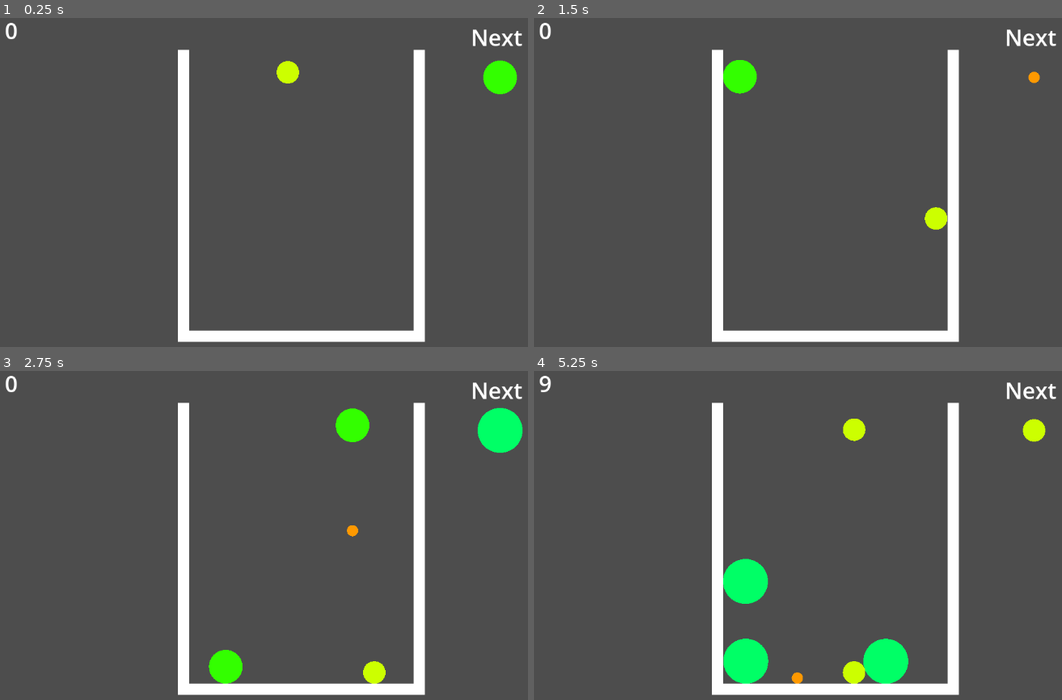
Above: before the commit, frames 1-4 (two rows, left to right).
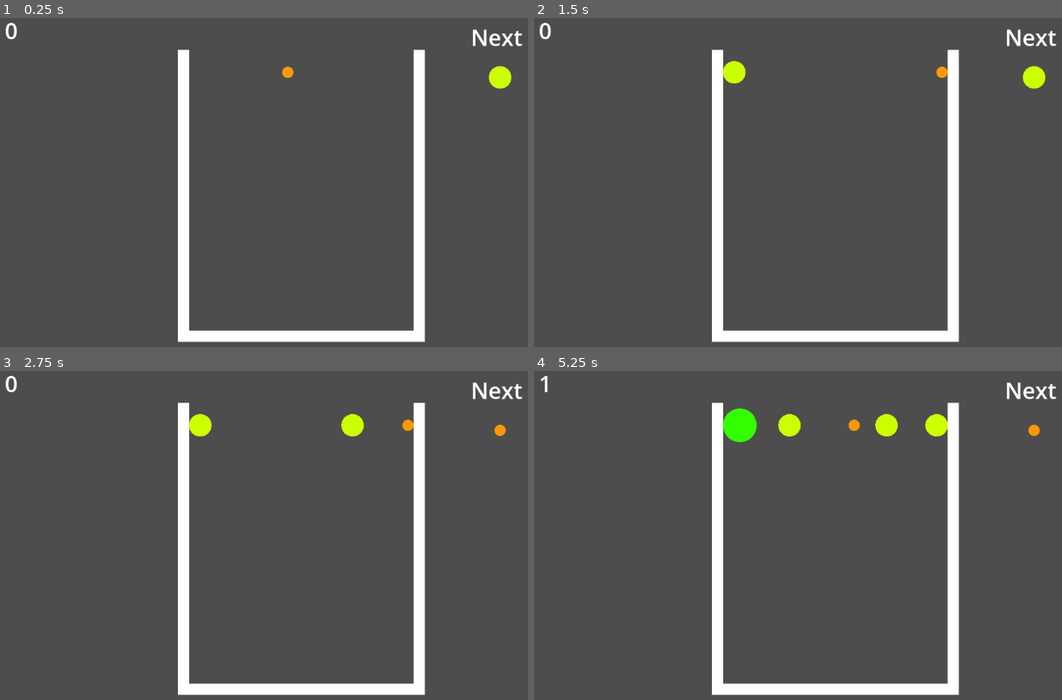
Above: after the commit, the same moments.

Repository: jpns3334444/planet-merge-game
Game: Godot game, scene res://main.tscn
The game is run twice, just before and just after one commit, with the same random seed, the same clock (stepped at 60 frames per second) and the same inputs.
Inputs (mouse positions are in pixels of both pictures, inside the frame that each line leads up to):
- Up to frame 1 (0.25 s): no input
- Up to frame 2 (1.5 s): tap Enter at 0.5 s; move the mouse to (961, 156) at 0.52 s; click (961, 156) at 0.6 s; move the mouse to (692, 192) at 1.27 s; click (692, 192) at 1.35 s
- Up to frame 3 (2.75 s): move the mouse to (353, 449) at 2.02 s; click (353, 449) at 2.1 s
- Up to frame 4 (5.25 s): move the mouse to (787, 601) at 2.77 s; click (787, 601) at 2.85 s; move the mouse to (1014, 581) at 3.52 s; click (1014, 581) at 3.6 s; move the mouse to (629, 472) at 4.27 s; click (629, 472) at 4.35 s; move the mouse to (856, 528) at 5.02 s; click (856, 528) at 5.1 s

The runs differ from the first frame. In frame 1, 0.8% of the frame differs, in the area x 52-99%, y 12-24%; in frame 2, 1.1%; in frame 3, 2.6%; in frame 4, 4.9%, in the area x 1-97%, y 1-96%.

Commit message:
Refactor game mechanics to replace blocks with planets. Deleted block-related scripts and scenes, updated Gamemaster signals and main game logic to handle planet launching and interactions. Adjusted input mappings and added launch preview functionality.

Diff:
--- a/block.gd
+++ /dev/null
@@ -1,49 +0,0 @@
-extends RigidBody2D
-
-@onready var collision_shape_2d: CollisionShape2D = $CollisionShape2D
-var block_scene := preload("res://block.tscn")
-
-var max_size = 10
-var size = 1
-
-# Called when the node enters the scene tree for the first time.
-func _ready():
-	collision_shape_2d.shape.radius = size * 10
-	body_entered.connect(handle_collision)
-
-
-func _draw():
-	var color = Color.from_hsv(float(size % max_size) / max_size, 1,1)
-	draw_circle(Vector2.ZERO,collision_shape_2d.shape.radius,color)
-
-func handle_collision(body):
-	if is_queued_for_deletion():
-		return
-	if not body.is_in_group("blocks"):
-		return
-	if body.size != size:
-		return
-
-	body.queue_free()
-	queue_free()
-
-	var block = block_scene.instantiate()
-	block.global_position = (global_position + body.global_position) / 2
-	block.size = size + 1
-	get_parent().add_child.call_deferred(block)
-
-	Gamemaster.block_removed.emit(size)
-
-# Called every frame. 'delta' is the elapsed time since the previous frame.
-func _process(delta):
-	pass
-
-func disable_physics():
-	collision_layer = 0
-	gravity_scale = 0
-	collision_mask = 0
-
-func enable_physics():
-	collision_layer = 1
-	gravity_scale = 1
-	collision_mask = 1
--- a/block.tscn
+++ /dev/null
@@ -1,20 +0,0 @@
-[gd_scene load_steps=4 format=3 uid="uid://co3u6374k6ff3"]
-
-[ext_resource type="Script" uid="uid://ykkipdbe3ud4" path="res://block.gd" id="1_xfmq8"]
-
-[sub_resource type="PhysicsMaterial" id="PhysicsMaterial_3nn7j"]
-bounce = 0.15
-
-[sub_resource type="CircleShape2D" id="CircleShape2D_sow36"]
-resource_local_to_scene = true
-radius = 20.0
-
-[node name="block" type="RigidBody2D" groups=["blocks"]]
-physics_material_override = SubResource("PhysicsMaterial_3nn7j")
-max_contacts_reported = 1
-contact_monitor = true
-script = ExtResource("1_xfmq8")
-
-[node name="CollisionShape2D" type="CollisionShape2D" parent="."]
-rotation = 0.0678472
-shape = SubResource("CircleShape2D_sow36")
--- a/gamemaster.gd
+++ b/gamemaster.gd
@@ -1,6 +1,6 @@
 extends Node
 
-signal block_removed(size: int)
+signal planet_removed(size: int)
 
 signal collided(yPos: int)
 
--- a/main.gd
+++ b/main.gd
@@ -3,55 +3,104 @@
 
 @onready var left_marker: Marker2D = $LeftMarker
 @onready var right_marker: Marker2D = $RightMarker
-@onready var next_block_marker: Marker2D = $NextBlockMarker
+@onready var next_planet_marker: Marker2D = $NextplanetMarker
 @onready var gameover_area: = $StaticBody2D/GameoverArea
 @onready var gameover_label: Label = $CanvasLayer/Gameover
 @onready var countdown: Label = $CanvasLayer/CountDown
+@onready var launch_preview: Line2D = $LaunchPreview
 
-var block_scene := preload("res://block.tscn")
-var current_block
-var next_block
+var planet_scene := preload("res://planet.tscn")
+var current_planet
+var next_planet
 var gameoverTime = 5.00
 var gameoverTimer = gameoverTime
 var isGameover = false
-var CLICK_DDELAY = 0.3
+var launch_power: float = 0.0
+var max_launch_power:float = 1000
+var is_charging: bool = false
+var charge_start_mouse_pos: Vector2 = Vector2.ZERO
+var planet_locked_position: Vector2 = Vector2.ZERO
+var CLICK_DELAY: float = 0.3
 
 
 func _physics_process(delta: float) -> void:
-	if isGameover:
+	if isGameover or not current_planet:
 		return
-	if current_block == null:
-		return
-	if Input.is_action_just_pressed("drop"):
-		drop_block()
-		current_block = null
-		await get_tree().create_timer(CLICK_DDELAY).timeout
-		current_block = next_block
-		current_block.global_position = (left_marker.global_position + right_marker.global_position) / 2
-		next_block = create_block(next_block_marker.global_position)
-	if current_block.gravity_scale == 0:
-		current_block.global_position.x = clamp(
+
+		# Move planet with mouse ONLY when not charging
+	if current_planet.gravity_scale == 0 and not is_charging:
+		current_planet.global_position.x = clamp(
 			get_global_mouse_position().x,
-			left_marker.global_position.x + current_block.size * 10,
-			right_marker.global_position.x -  + current_block.size * 10
-			)
+			left_marker.global_position.x + current_planet.size * 10,
+			right_marker.global_position.x - current_planet.size * 10
+		)
 
-func create_block(position):
-	var block = block_scene.instantiate()
-	block.disable_physics()
-	block.global_position = position
-	block.size = randi_range(1,4)
-	add_child(block)
-	return block
+	if Input.is_action_just_pressed("launch"):
+		is_charging = true
+		charge_start_mouse_pos = get_global_mouse_position()
+		planet_locked_position = current_planet.global_position
+		launch_power = 0.0
+		launch_preview.visible = true
 
-func drop_block():
-	current_block.enable_physics()
+	if is_charging and Input.is_action_pressed("launch"):
+		var mouse_pos = get_global_mouse_position()
+		var pull_vector = charge_start_mouse_pos - mouse_pos  # How far we pulled back
+
+		# Power based on pull distance
+		launch_power = clamp(pull_vector.length() * 2, 0, max_launch_power)
+	# Launch direction is OPPOSITE of pull
+		var launch_direction = pull_vector.normalized()
+
+		# Update preview line
+		launch_preview.clear_points()
+		launch_preview.add_point(planet_locked_position)
+		launch_preview.add_point(planet_locked_position + launch_direction * (launch_power / max_launch_power) * 200)
+
+		# Color based on power
+		var power_ratio = launch_power / max_launch_power
+		launch_preview.default_color = Color(1.0, 1.0 - power_ratio, 1.0 - power_ratio)
 
 
-# Called when the node enters the scene tree for the first time.
+	if is_charging and Input.is_action_just_released("launch"):
+		launch_planet()
+		is_charging = false
+		launch_power = 0.0
+		launch_preview.visible = false
+
+		current_planet = null
+		await get_tree().create_timer(CLICK_DELAY).timeout
+		current_planet = next_planet
+		current_planet.global_position = (left_marker.global_position + right_marker.global_position) / 2
+		next_planet = create_planet(next_planet_marker.global_position)
+
+
+func create_planet(position):
+	var planet = planet_scene.instantiate()
+	planet.disable_physics()
+	planet.global_position = position
+	planet.size = randi_range(1,4)
+	add_child(planet)
+	return planet
+
+func launch_planet():
+	current_planet.enable_physics()
+	var mouse_pos = get_global_mouse_position()
+	var direction = (mouse_pos - current_planet.global_position).normalized()
+	current_planet.apply_central_impulse(direction * launch_power)
+
+func update_launch_preview():
+	var mouse_pos = get_global_mouse_position()
+	var direction = (mouse_pos - current_planet.global_position).normalized()
+	var power_ratio = launch_power / max_launch_power
+
+	launch_preview.clear_points()
+	launch_preview.add_point(current_planet.global_position)
+	launch_preview.add_point(current_planet.global_position + direction * power_ratio * 200)
+	launch_preview.visible = true
+
 func _ready():
-	current_block = create_block((left_marker.global_position + right_marker.global_position) / 2)
-	next_block = create_block(next_block_marker.global_position)
+	current_planet = create_planet((left_marker.global_position + right_marker.global_position) / 2)
+	next_planet = create_planet(next_planet_marker.global_position)
 
 
 # Called every frame. 'delta' is the elapsed time since the previous frame.
@@ -59,7 +108,7 @@
 	if isGameover:
 		return
 	for body in gameover_area.get_overlapping_bodies():
-		if body.is_in_group("blocks"):
+		if body.is_in_group("planets"):
 			print_debug("in");
 			gameoverTimer -= delta
 			countdown.visible = true
--- a/main.tscn
+++ b/main.tscn
@@ -90,5 +90,9 @@
 [node name="RightMarker" type="Marker2D" parent="."]
 position = Vector2(800, 140)
 
-[node name="NextBlockMarker" type="Marker2D" parent="."]
+[node name="NextplanetMarker" type="Marker2D" parent="."]
 position = Vector2(954, 149)
+
+[node name="LaunchPreview" type="Line2D" parent="."]
+visible = false
+width = 2.0
--- /dev/null
+++ b/planet.gd
@@ -0,0 +1,80 @@
+extends RigidBody2D
+
+@onready var collision_shape_2d: CollisionShape2D = $CollisionShape2D
+@onready var gravity_field: Area2D = $GravityField
+@onready var gravity_shape: CollisionShape2D = $GravityField/GravityShape
+
+var planet_scene := preload("res://planet.tscn")
+
+var max_size = 10
+var size = 1
+var bodies_in_gravity_field = []
+var gravity_strength: float:
+	get:
+		return size * 50.0
+
+# Called when the node enters the scene tree for the first time.
+func _ready():
+	collision_shape_2d.shape.radius = size * 10
+	gravity_shape.shape.radius = size * 30
+	body_entered.connect(handle_collision)
+	gravity_field.body_entered.connect(_on_gravity_body_entered)
+	gravity_field.body_exited.connect(_on_gravity_body_exited)
+
+func _on_gravity_body_entered(body):
+	if body != self and body.is_in_group("planets"):
+		bodies_in_gravity_field.append(body)
+
+func _on_gravity_body_exited(body):
+	bodies_in_gravity_field.erase(body)
+
+func _physics_process(delta):
+	for body in bodies_in_gravity_field:
+		if is_instance_valid(body):
+			if body.size < size:
+				var direction = global_position - body.global_position
+				var distance = direction.length()
+
+				if distance > 20:
+					var force_magnitude = (gravity_strength * body.mass) / (distance * distance)
+					var force = direction.normalized() * force_magnitude * 5000
+
+					body.apply_central_force(force)
+
+
+
+func _draw():
+	var color = Color.from_hsv(float(size % max_size) / max_size, 1,1)
+	draw_circle(Vector2.ZERO,collision_shape_2d.shape.radius,color)
+
+func handle_collision(body):
+	if is_queued_for_deletion():
+		return
+	if not body.is_in_group("planets"):
+		return
+	if body.size != size:
+		return
+
+	body.queue_free()
+	queue_free()
+
+	var planet = planet_scene.instantiate()
+	planet.global_position = (global_position + body.global_position) / 2
+	planet.size = size + 1
+	get_parent().add_child.call_deferred(planet)
+
+	Gamemaster.planet_removed.emit(size)
+
+# Called every frame. 'delta' is the elapsed time since the previous frame.
+func _process(delta):
+	pass
+
+func disable_physics():
+	collision_layer = 0
+	gravity_scale = 0
+	collision_mask = 0
+
+func enable_physics():
+	collision_layer = 1
+	gravity_scale = 1
+	collision_mask = 1
--- /dev/null
+++ b/planet.tscn
@@ -0,0 +1,28 @@
+[gd_scene load_steps=5 format=3 uid="uid://co3u6374k6ff3"]
+
+[ext_resource type="Script" uid="uid://ykkipdbe3ud4" path="res://planet.gd" id="1_xfmq8"]
+
+[sub_resource type="PhysicsMaterial" id="PhysicsMaterial_3nn7j"]
+bounce = 0.15
+
+[sub_resource type="CircleShape2D" id="CircleShape2D_sow36"]
+resource_local_to_scene = true
+radius = 20.0
+
+[sub_resource type="CircleShape2D" id="CircleShape2D_1odxm"]
+radius = 100.0
+
+[node name="planet" type="RigidBody2D" groups=["planets"]]
+physics_material_override = SubResource("PhysicsMaterial_3nn7j")
+contact_monitor = true
+max_contacts_reported = 1
+script = ExtResource("1_xfmq8")
+
+[node name="CollisionShape2D" type="CollisionShape2D" parent="."]
+rotation = 0.0678472
+shape = SubResource("CircleShape2D_sow36")
+
+[node name="GravityField" type="Area2D" parent="."]
+
+[node name="GravityShape" type="CollisionShape2D" parent="GravityField"]
+shape = SubResource("CircleShape2D_1odxm")
--- a/project.godot
+++ b/project.godot
@@ -25,8 +25,12 @@
 
 [input]
 
-drop={
+launch={
 "deadzone": 0.5,
 "events": [Object(InputEventMouseButton,"resource_local_to_scene":false,"resource_name":"","device":-1,"window_id":0,"a …(253 unchanged characters)…
 ]
 }
+
+[physics]
+
+2d/default_gravity=0.0
--- a/score.gd
+++ b/score.gd
@@ -4,7 +4,7 @@
 
 # Called when the node enters the scene tree for the first time.
 func _ready():
-	Gamemaster.block_removed.connect(update_score)
+	Gamemaster.planet_removed.connect(update_score)
 
 func update_score(size: int):
 	current_score += size ** 2
Renamed: block.gd.uid -> planet.gd.uid
Not shown, added: CLAUDE.md
